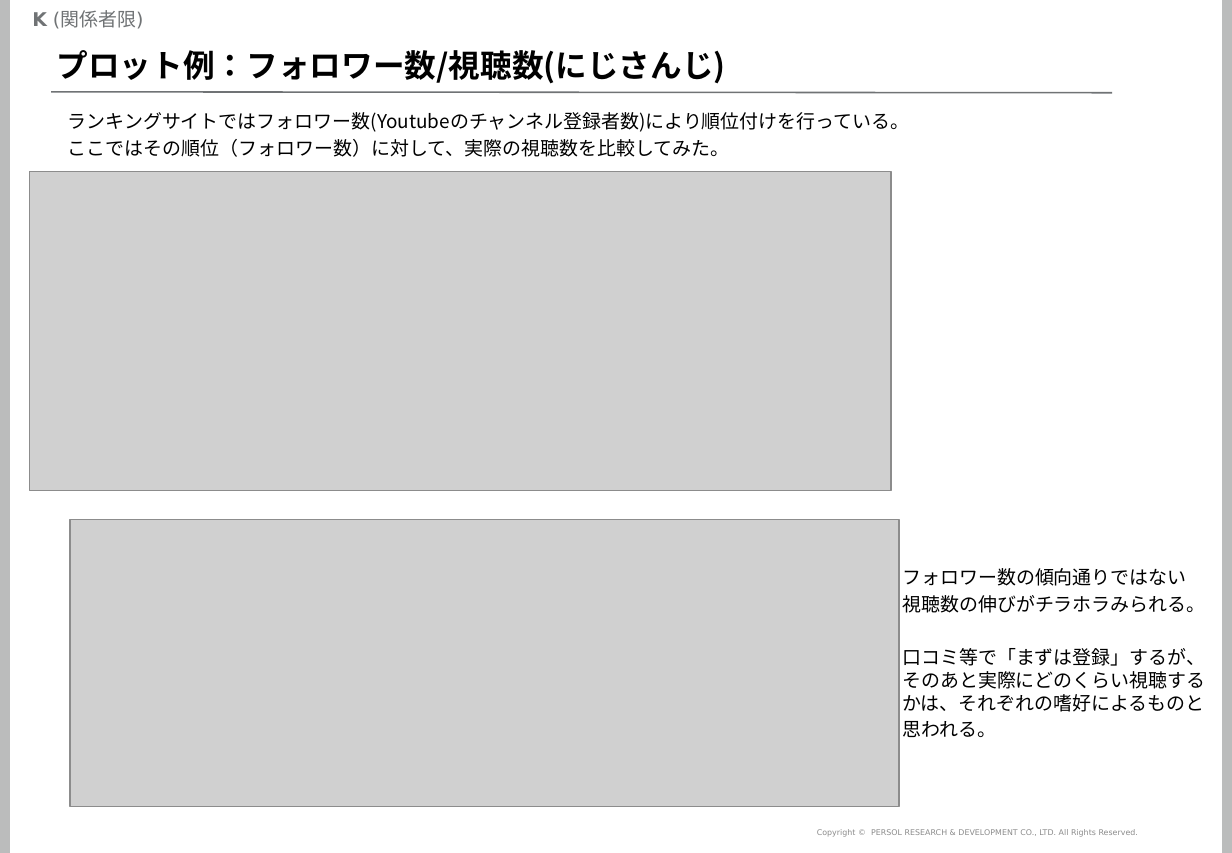
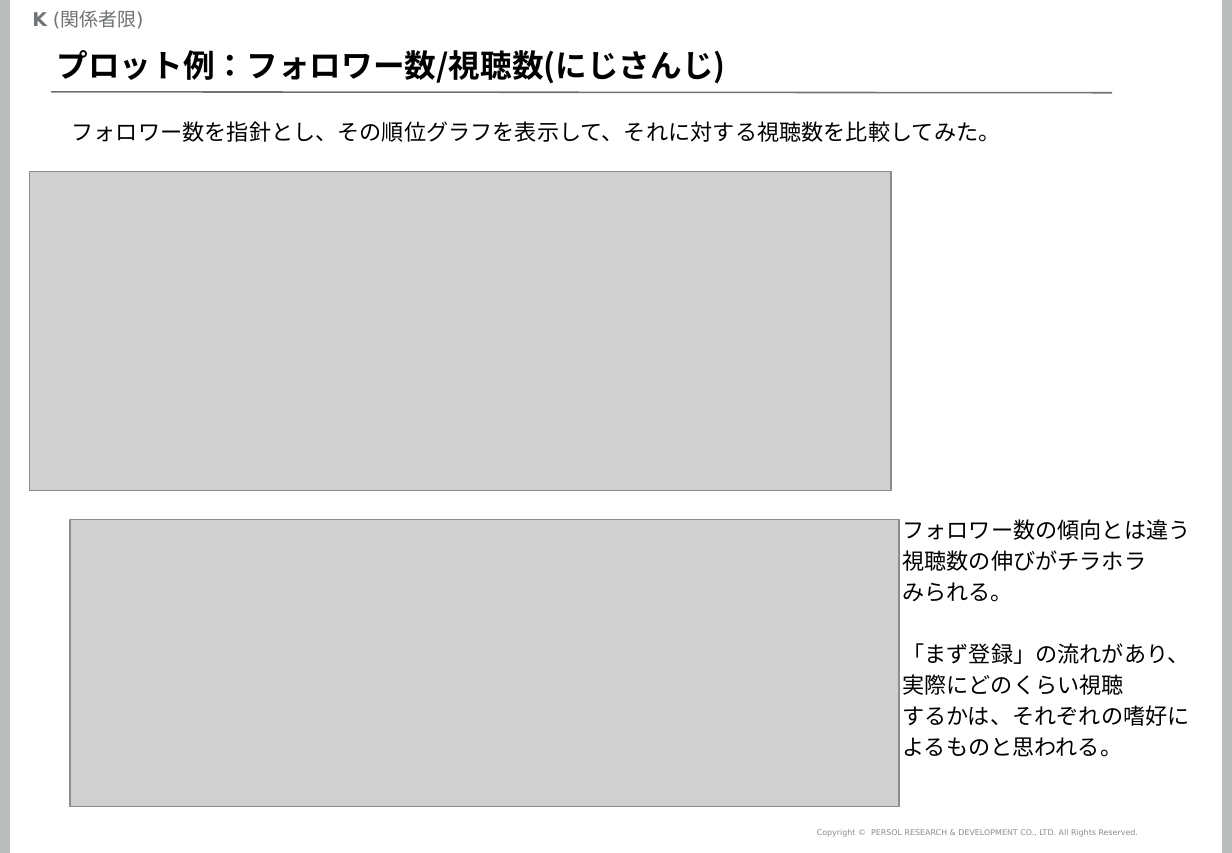
Before and after one commit to mogrodown/python_session, a slide deck: slide 53 of doc/python中級講座_2020.pptx (slide 51 before the commit). Drawn at 1232x853 pixels with LibreOffice and Linux fonts; fonts in the diff are those of the drawing; grey boxes stand for pictures; background and template pictures are left out. Boxes give left, top, right and bottom in pixels: in the first picture for what was removed or moved away, otherwise in the second. Text is boxed around its words. In the diff, an @@ line names an element or a change of style, - is before the commit and + after.

```diff
--- a/doc/python中級講座_2020.pptx
+++ b/doc/python中級講座_2020.pptx
@@ text at [72, 121, 1001, 142]: text changed; size 12 to 14 pt @@
-ランキングサイトではフォロワー数(Youtubeのチャンネル登録者数)により順位付けを行っている。
-ここではその順位（フォロワー数）に対して、実際の視聴数を比較してみた。
+フォロワー数を指針とし、その順位グラフを表示して、それに対する視聴数を比較してみた。
@@ text at [902, 519, 1190, 757]: text changed; size 12 to 14 pt @@
-フォロワー数の傾向通りではない
-視聴数の伸びがチラホラみられる。
-口コミ等で「まずは登録」するが、そのあと実際にどのくらい視聴するかは、それぞれの嗜好によるものと
-思われる。
+フォロワー数の傾向とは違う
+視聴数の伸びがチラホラ
+みられる。
+「まず登録」の流れがあり、
+実際にどのくらい視聴
+するかは、それぞれの嗜好に
+よるものと思われる。
```
Also in this commit, not shown: 29 other slides changed, 6 slides added, 2 slides removed, 6 other files.
